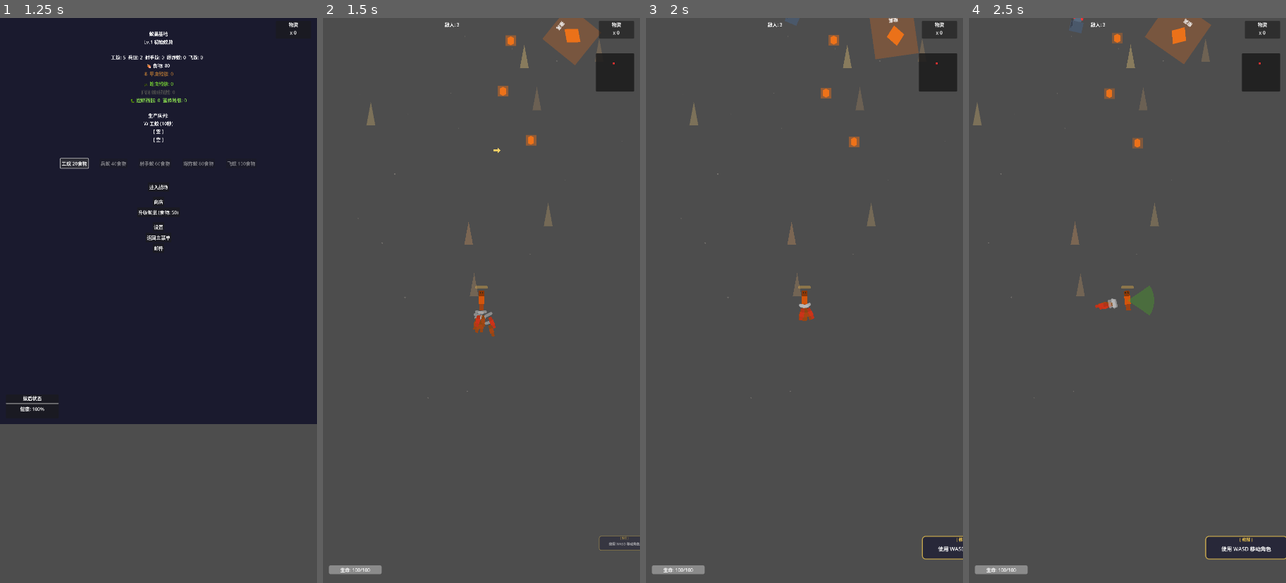
Above: before the commit, frames 1-4 (left to right).
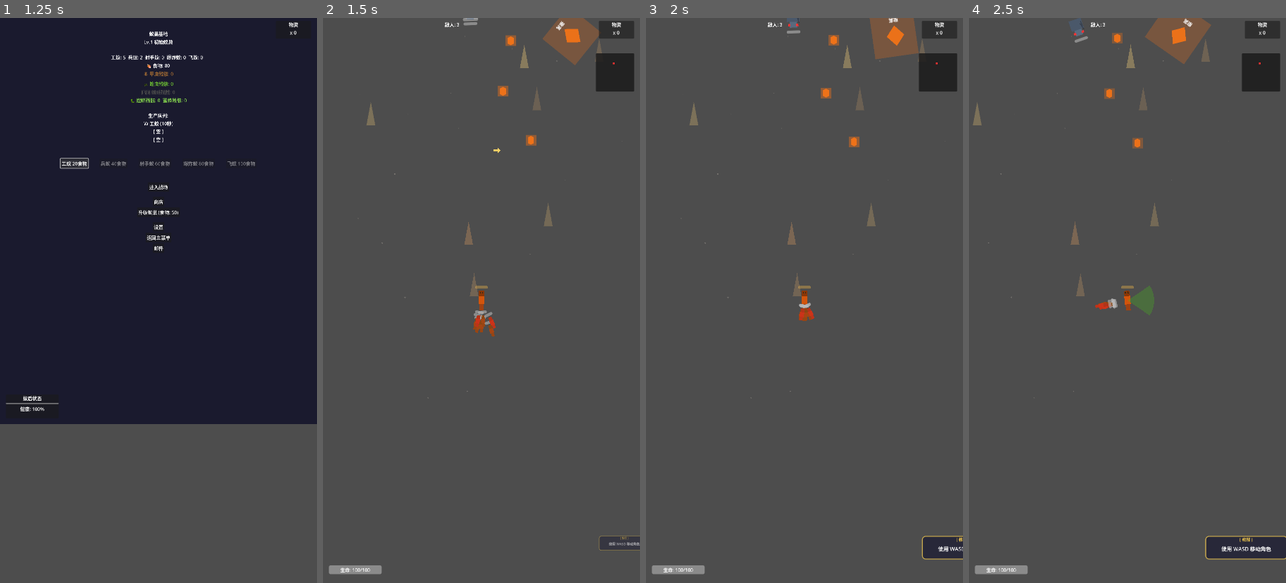
Above: after the commit, the same moments.

Repository: Zhanghc177/gametest
Game: Godot game, scene res://scenes/game_manager.tscn
The game is run twice, just before and just after one commit, with the same random seed, the same clock (stepped at 60 frames per second) and the same inputs.
Inputs (mouse positions are in pixels of both pictures, inside the frame that each line leads up to):
- Up to frame 1 (1.25 s): click "工蚁 20食物" at 0.5 s
- Up to frame 2 (1.5 s): click "进入战场" at 1.25 s
- Up to frame 3 (2 s): no input
- Up to frame 4 (2.5 s): tap Enter at 2 s; move the mouse to (1197, 272) at 2.02 s; hold D (move_right) from 2.03 s (still down); hold Space (attack_charge) from 2.03 s (still down); click (1197, 272) at 2.17 s

Frame 1 is identical in both runs. In frame 2, less than 0.1% of the frame differs, in the area x 44-49%, y 0-2%; in frame 3, less than 0.1%; in frame 4, less than 0.1%, in the area x 31-38%, y 0-5%.

Commit message:
fix: update enemy aim and damage popups

Diff:
--- a/scripts/boss_wasp.gd
+++ b/scripts/boss_wasp.gd
@@ -318,10 +318,13 @@
 	popup.add_to_group("battle_effects")
 	get_tree().root.add_child(popup)
 
-	var tween = create_tween()
+	var tween = popup.create_tween()
 	tween.tween_property(popup, "position:y", popup.global_position.y - 50, 0.6)
 	tween.chain().tween_property(popup, "modulate:a", 0.0, 0.2)
-	tween.chain().tween_callback(popup.queue_free)
+	tween.chain().tween_callback(func() -> void:
+		if is_instance_valid(popup):
+			popup.queue_free()
+	)
 
 func die() -> void:
 	# 掉落大量资源
--- a/scripts/enemy.gd
+++ b/scripts/enemy.gd
@@ -284,8 +284,10 @@
 		_update_countdown()
 		_update_screen_red_effect()
 
-	attack_direction = global_position.angle_to(predicted_pos) - PI / 2
-	rotation = attack_direction + PI / 2
+	_update_attack_direction(predicted_pos)
+	if is_attacking:
+		_update_warn_fan()
+		_update_attack_range_box()
 
 func start_attack() -> void:
 	is_attacking = true
@@ -311,6 +313,13 @@
 func spawn_attack_effect() -> void:
 	pass
 
+func _update_attack_direction(target_pos: Vector2) -> void:
+	var to_target = target_pos - global_position
+	if to_target.length_squared() <= 0.001:
+		return
+	attack_direction = to_target.angle()
+	rotation = attack_direction + PI / 2
+
 func is_target_in_attack_indicator(target_pos: Vector2, range_value: float, fan_angle: float) -> bool:
 	var to_target = target_pos - global_position
 	if to_target.length() > range_value:
@@ -336,6 +345,11 @@
 	warn_fan.rotation = attack_direction
 	warn_fan.add_to_group("battle_effects")
 	get_tree().root.add_child(warn_fan)
+
+func _update_warn_fan() -> void:
+	if warn_fan and is_instance_valid(warn_fan):
+		warn_fan.global_position = global_position
+		warn_fan.rotation = attack_direction
 
 func hide_warn_fan() -> void:
 	if warn_fan:
@@ -367,6 +381,10 @@
 	attack_range_box.add_to_group("battle_effects")
 	get_tree().root.add_child(attack_range_box)
 
+func _update_attack_range_box() -> void:
+	if attack_range_box and is_instance_valid(attack_range_box):
+		attack_range_box.global_position = global_position
+
 func _hide_attack_range_box() -> void:
 	if attack_range_box:
 		attack_range_box.queue_free()
@@ -424,10 +442,13 @@
 	popup.add_to_group("battle_effects")
 	get_tree().root.add_child(popup)
 
-	var tween = create_tween()
+	var tween = popup.create_tween()
 	tween.tween_property(popup, "position:y", popup.global_position.y - 40, 0.5)
 	tween.chain().tween_property(popup, "modulate:a", 0.0, 0.2)
-	tween.chain().tween_callback(popup.queue_free)
+	tween.chain().tween_callback(func() -> void:
+		if is_instance_valid(popup):
+			popup.queue_free()
+	)
 
 ## 动画状态机
 func _update_animation(delta: float) -> void:
--- a/scripts/locust.gd
+++ b/scripts/locust.gd
@@ -193,8 +193,9 @@
 	if attack_timer > 0:
 		attack_timer -= delta
 
-	attack_direction = global_position.angle_to(predicted_pos) - PI / 2
-	rotation = attack_direction + PI / 2
+	_update_attack_direction(predicted_pos)
+	if is_attacking:
+		_update_warn_fan()
 
 ## 获取附近盟友进行协作
 func _get_allies_in_range() -> Array:
@@ -273,6 +274,13 @@
 func spawn_attack_effect() -> void:
 	pass
 
+func _update_attack_direction(target_pos: Vector2) -> void:
+	var to_target = target_pos - global_position
+	if to_target.length_squared() <= 0.001:
+		return
+	attack_direction = to_target.angle()
+	rotation = attack_direction + PI / 2
+
 func is_target_in_attack_indicator(target_pos: Vector2, range_value: float, fan_angle: float) -> bool:
 	var to_target = target_pos - global_position
 	if to_target.length() > range_value:
@@ -298,6 +306,11 @@
 	warn_fan.rotation = attack_direction
 	warn_fan.add_to_group("battle_effects")
 	get_tree().root.add_child(warn_fan)
+
+func _update_warn_fan() -> void:
+	if warn_fan and is_instance_valid(warn_fan):
+		warn_fan.global_position = global_position
+		warn_fan.rotation = attack_direction
 
 func hide_warn_fan() -> void:
 	if warn_fan:
@@ -335,10 +348,13 @@
 	popup.add_to_group("battle_effects")
 	get_tree().root.add_child(popup)
 
-	var tween = create_tween()
+	var tween = popup.create_tween()
 	tween.tween_property(popup, "position:y", popup.global_position.y - 40, 0.5)
 	tween.chain().tween_property(popup, "modulate:a", 0.0, 0.2)
-	tween.chain().tween_callback(popup.queue_free)
+	tween.chain().tween_callback(func() -> void:
+		if is_instance_valid(popup):
+			popup.queue_free()
+	)
 
 func die() -> void:
 	hide_warn_fan()  # 清理 warn_fan 防止内存泄漏
--- a/scripts/mantis.gd
+++ b/scripts/mantis.gd
@@ -206,8 +206,9 @@
 	if attack_timer > 0:
 		attack_timer -= delta
 
-	attack_direction = global_position.angle_to(predicted_position) - PI / 2
-	rotation = attack_direction + PI / 2
+	_update_attack_direction(predicted_position)
+	if is_attacking:
+		_update_warn_fan()
 
 	last_player_velocity = player_velocity
 
@@ -274,6 +275,13 @@
 func spawn_attack_effect() -> void:
 	pass
 
+func _update_attack_direction(target_pos: Vector2) -> void:
+	var to_target = target_pos - global_position
+	if to_target.length_squared() <= 0.001:
+		return
+	attack_direction = to_target.angle()
+	rotation = attack_direction + PI / 2
+
 func is_target_in_attack_indicator(target_pos: Vector2, range_value: float, fan_angle: float) -> bool:
 	var to_target = target_pos - global_position
 	if to_target.length() > range_value:
@@ -299,6 +307,11 @@
 	warn_fan.rotation = attack_direction
 	warn_fan.add_to_group("battle_effects")
 	get_tree().root.add_child(warn_fan)
+
+func _update_warn_fan() -> void:
+	if warn_fan and is_instance_valid(warn_fan):
+		warn_fan.global_position = global_position
+		warn_fan.rotation = attack_direction
 
 func hide_warn_fan() -> void:
 	if warn_fan:
@@ -336,10 +349,13 @@
 	popup.add_to_group("battle_effects")
 	get_tree().root.add_child(popup)
 
-	var tween = create_tween()
+	var tween = popup.create_tween()
 	tween.tween_property(popup, "position:y", popup.global_position.y - 40, 0.5)
 	tween.chain().tween_property(popup, "modulate:a", 0.0, 0.2)
-	tween.chain().tween_callback(popup.queue_free)
+	tween.chain().tween_callback(func() -> void:
+		if is_instance_valid(popup):
+			popup.queue_free()
+	)
 
 func die() -> void:
 	hide_warn_fan()  # 清理 warn_fan 防止内存泄漏
--- a/scripts/spider.gd
+++ b/scripts/spider.gd
@@ -209,8 +209,9 @@
 	if attack_timer > 0:
 		attack_timer -= delta
 
-	attack_direction = global_position.angle_to(predicted_pos) - PI / 2
-	rotation = attack_direction + PI / 2
+	_update_attack_direction(predicted_pos)
+	if is_attacking:
+		_update_warn_fan()
 
 ## 获取附近盟友进行协作
 func _get_allies_in_range() -> Array:
@@ -293,6 +294,13 @@
 func spawn_attack_effect() -> void:
 	pass
 
+func _update_attack_direction(target_pos: Vector2) -> void:
+	var to_target = target_pos - global_position
+	if to_target.length_squared() <= 0.001:
+		return
+	attack_direction = to_target.angle()
+	rotation = attack_direction + PI / 2
+
 func is_target_in_attack_indicator(target_pos: Vector2, range_value: float, fan_angle: float) -> bool:
 	var to_target = target_pos - global_position
 	if to_target.length() > range_value:
@@ -318,6 +326,11 @@
 	warn_fan.rotation = attack_direction
 	warn_fan.add_to_group("battle_effects")
 	get_tree().root.add_child(warn_fan)
+
+func _update_warn_fan() -> void:
+	if warn_fan and is_instance_valid(warn_fan):
+		warn_fan.global_position = global_position
+		warn_fan.rotation = attack_direction
 
 func hide_warn_fan() -> void:
 	if warn_fan:
@@ -355,10 +368,13 @@
 	popup.add_to_group("battle_effects")
 	get_tree().root.add_child(popup)
 
-	var tween = create_tween()
+	var tween = popup.create_tween()
 	tween.tween_property(popup, "position:y", popup.global_position.y - 40, 0.5)
 	tween.chain().tween_property(popup, "modulate:a", 0.0, 0.2)
-	tween.chain().tween_callback(popup.queue_free)
+	tween.chain().tween_callback(func() -> void:
+		if is_instance_valid(popup):
+			popup.queue_free()
+	)
 
 func die() -> void:
 	hide_warn_fan()  # 清理 warn_fan 防止内存泄漏
